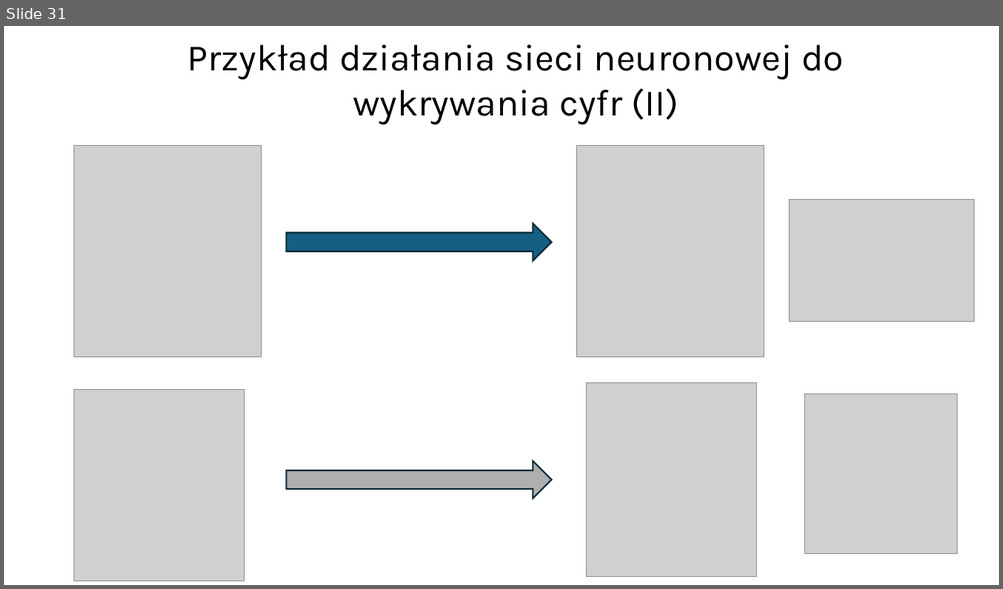
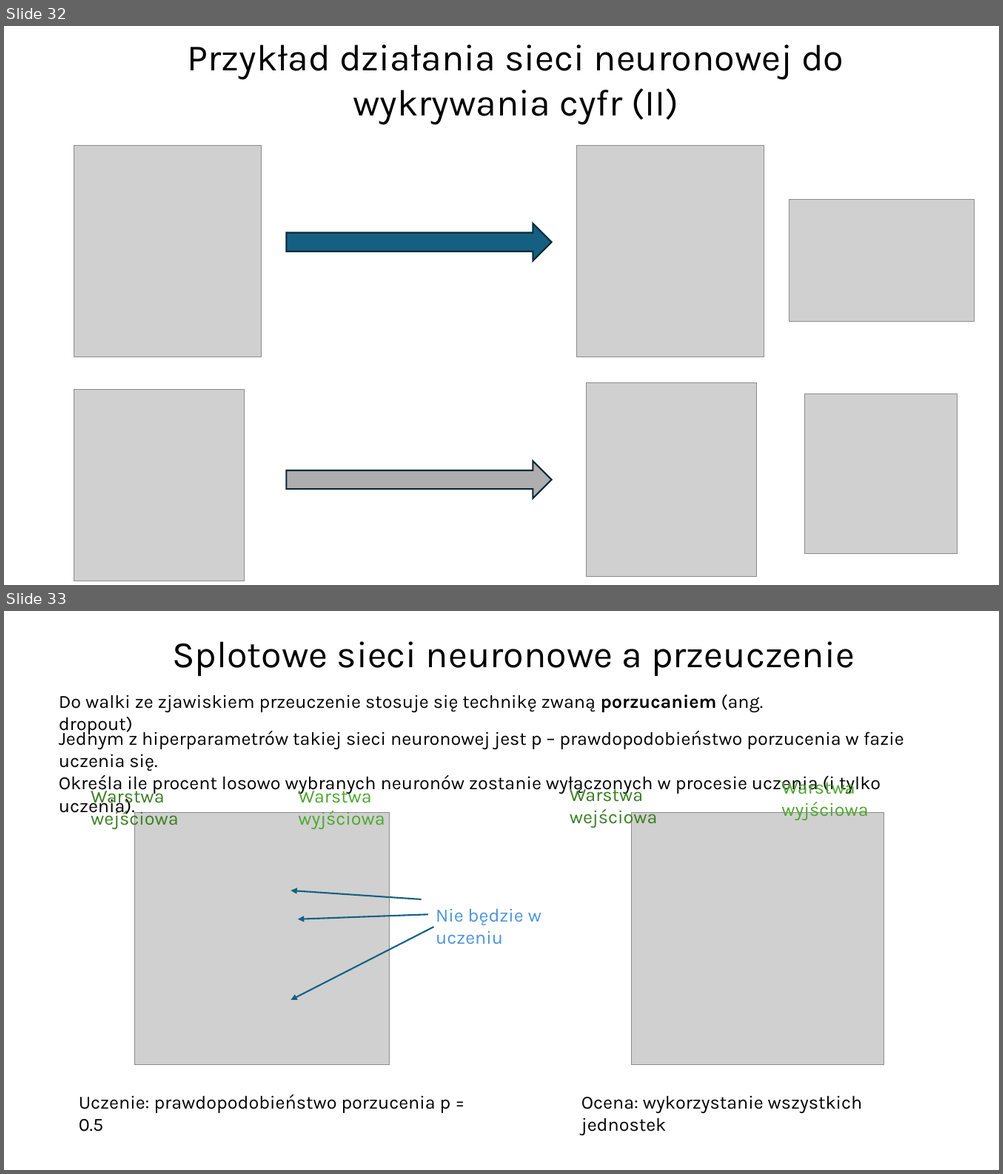
Before and after one commit to zizu1985/Dubois_UczenieMaszynowe_SieciNeuronowe, a slide deck: Uczenie_Maszynowe_Koszalin.pptx. Shown one above the other, each under a label of ours: slide 31 before the commit, slides 32 and 33 after it. The pictures are 1003x589 and 1003x1174 pixels, drawn with LibreOffice and Linux fonts; fonts in the diff are those of the drawing; grey boxes stand for pictures; background and template pictures are left out. Boxes give left, top, right and bottom in pixels: in the first picture for what was removed or moved away, otherwise in the second. Text is boxed around its words. In the diff, an @@ line names an element or a change of style, - is before the commit and + after.

```diff
--- a/Uczenie_Maszynowe_Koszalin.pptx
+++ b/Uczenie_Maszynowe_Koszalin.pptx
@@ slide 33 added at bbox=[4, 611, 999, 1170], background #FFFFFF @@
@@ text added at bbox=[172, 641, 854, 676], 36 pt, text #000000 @@
+Splotowe sieci neuronowe a przeuczenie
@@ text added at bbox=[59, 695, 763, 713], 18 pt, text #000000 @@
+Do walki ze zjawiskiem przeuczenie stosuje się technikę zwaną porzucaniem (ang. dropout)
@@ text added at bbox=[59, 728, 904, 817], 18 pt, text #000000 @@
+Jednym z hiperparametrów takiej sieci neuronowej jest p – prawdopodobieństwo porzucenia w fazie uczenia się.
+Określa ile procent losowo wybranych neuronów zostanie wyłączonych w procesie uczenia (i tylko uczenia).
@@ text added at bbox=[91, 786, 179, 830], 18 pt, text #3B7D23 @@
+Warstwa wejściowa
@@ text added at bbox=[298, 786, 384, 829], 18 pt, text #4EA72E @@
+Warstwa wyjściowa
@@ text added at bbox=[569, 784, 657, 828], 18 pt, text #3B7D23 @@
+Warstwa wejściowa
@@ text added at bbox=[781, 777, 868, 820], 18 pt, text #4EA72E @@
+Warstwa wyjściowa
@@ picture added at bbox=[134, 812, 390, 1065] @@
@@ picture added at bbox=[632, 812, 885, 1065] @@
@@ arrow added from (421, 900) to (290, 891), #156082 1.5 pt @@
@@ arrow added from (429, 914) to (298, 919), #156082 1.5 pt @@
@@ text added at bbox=[435, 909, 541, 944], 18 pt, text #4E95D9 @@
+Nie będzie w uczeniu
@@ arrow added from (434, 927) to (290, 1000), #156082 1.5 pt @@
@@ text added at bbox=[79, 1095, 451, 1132], 18 pt, text #000000 @@
+Uczenie: prawdopodobieństwo porzucenia p = 0.5
@@ text added at bbox=[581, 1096, 862, 1136], 18 pt, text #000000 @@
+Ocena: wykorzystanie wszystkich jednostek
@@ what was slide 31 is now slide 32 @@
```
Also in this commit, not shown: 3 slides changed, 2 other slides added, 1 slide removed, 3 other files.
